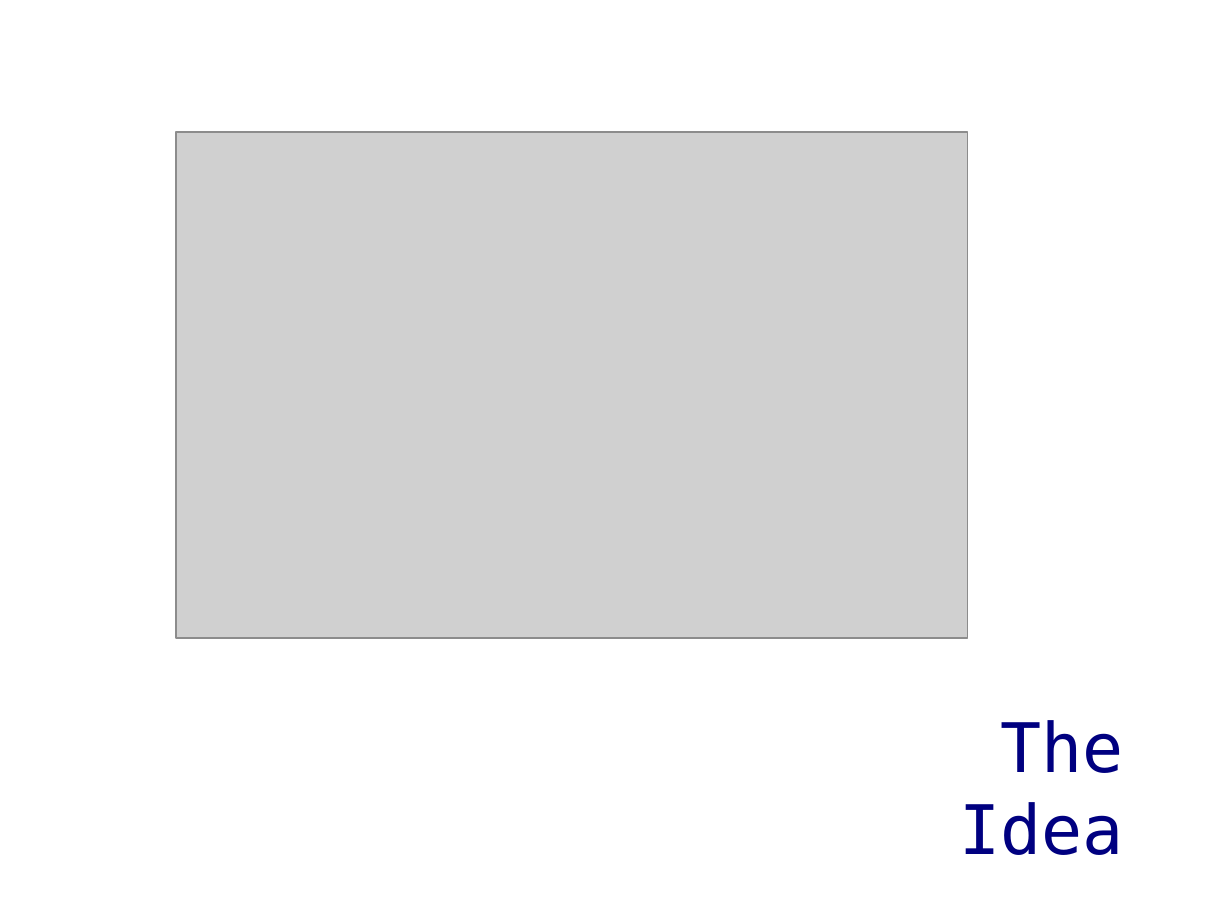
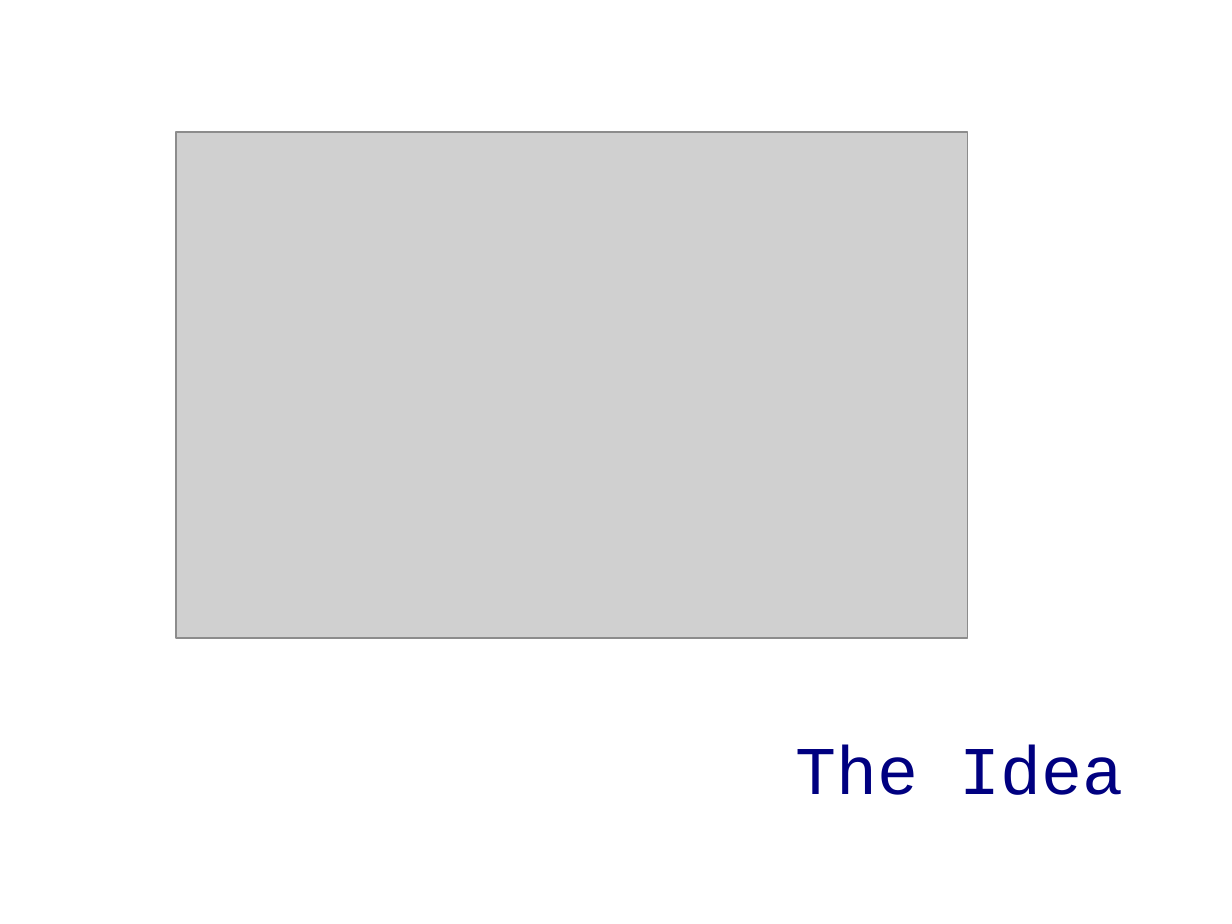
Before and after one commit to ddyngrp/bcit-courses, a slide deck: slide 4 of reports/presentation/spry_presentation.odp. Drawn at 1232x924 pixels with LibreOffice and Linux fonts; fonts in the diff are those of the drawing; grey boxes stand for pictures; background and template pictures are left out. Boxes give left, top, right and bottom in pixels: in the first picture for what was removed or moved away, otherwise in the second. Text is boxed around its words. In the diff, an @@ line names an element or a change of style, - is before the commit and + after.

Commit message:
Fixed fonts

```diff
--- a/reports/presentation/spry_presentation.odp
+++ b/reports/presentation/spry_presentation.odp
@@ text "The Idea": place and size @@
-text "The Idea" at box(960, 720, 1124, 855)
+text "The Idea" at box(796, 744, 1124, 795)
@@ text "The Idea" at box(796, 744, 1124, 795): font DejaVu Sans Mono to Courier New @@
```
Also in this commit, not shown: 13 other slides changed.
